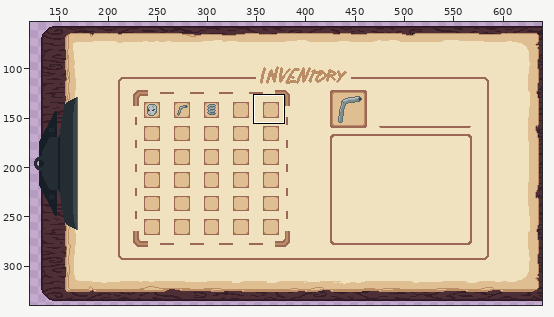
A pixel-art file gets an edit: Personal_Roberto/ASEPRITE/5. Menú/Test_Inventory.aseprite. Above: a wide view before the commit, with the close-up outlined.
Close-up. Before the commit:
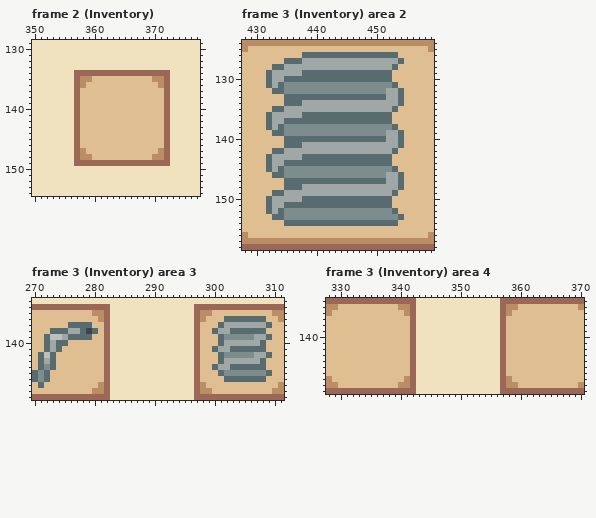
640x360 pixels, 3 frames. Shown: frame 2 (Inventory): x 350..377, y 129..154; frame 3 (Inventory) area 2: x 428..459, y 124..158; frame 3 (Inventory) area 3: x 270..311, y 133..149; frame 3 (Inventory) area 4: x 328..370, y 134..149. The wide view leaves out empty margins. The commit also changed other frames or places, which this record leaves out.
Now the later version:
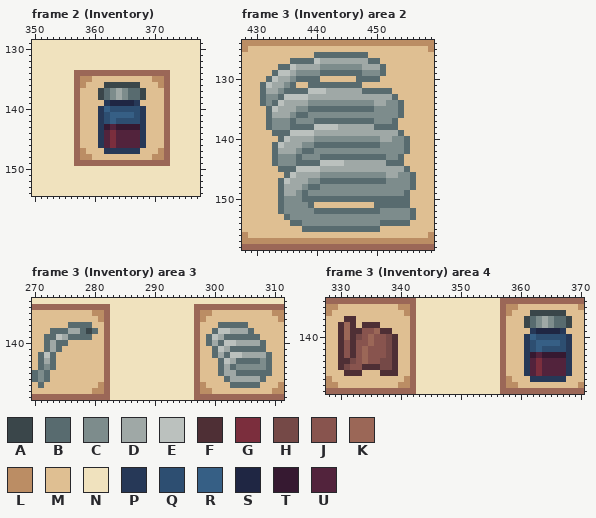
Palette (. is transparent): A #3a464a  B #586b6f  C #7d8c8c  D #9fa8a6  E #bbc1be  F #4e2f35  G #7b2e3d  H #754947  J #88544e  K #9b6757  L #bb8d64  M #dfbf92  N #f0e2be  P #263857  Q #2d4e71  R #365f85  S #1f2643  T #361931  U #52233c
Change:
Frame 2 (Inventory), layer "Test":
y 136: x 362..367 MMMMMM -> AAAAAA
y 137..138: x 361..368 MMMMMMMM -> ABCDCBBA
y 139: x 362..367 MMMMMM -> PSSSSP
y 140: x 361..368 MMMMMMMM -> PRQQQQQP
y 141: x 361..368 MMMMMMMM -> PQRRRRQP
y 142: x 361..368 MMMMMMMM -> PQRQQQQP
y 143: x 361..368 MMMMMMMM -> PTUTTTTP
y 144..146: x 361..368 MMMMMMMM -> PUGUUUUP
y 147: x 362..367 MMMMMM -> PPPPPP
Frame 3 (Inventory) area 2, layer "Test":
y 126: x 438..439 BB -> MM; x 449..453 BBBBB -> MMMMM
y 127: x 435 B -> M; x 438..440 DDD -> BBE; x 449..454 DDDDDB -> BBMMMM
y 128: x 433 B -> M; x 435..436 DD -> BE; x 441..447 DDDDDDD -> CCCCCCC; x 451..453 DDB -> BMM
y 129: x 432..435 BDDD -> MBEE; x 437..440 DBBB -> CCCC; x 448..450 BBB -> CCC; x 452 B -> M
y 130: x 433 D -> E; x 435..436 BB -> DC; x 441..446 BBBBBB -> MMMMMM; x 451..452 BB -> MM
y 131: x 431..432 MB -> BE; x 434 B -> D; x 436..453 CCCCCCCCCCCCCCCCCB -> BMMBBBBBBBBBMMMMMM
y 132: x 431..454 MMBBCCCCCCCCCCCCCCCCCDDB -> BDDCBBBBEEEDDDDDDBBBBBMM
y 133: x 431..451 MMMMBBBBBBBBBBBBBBBBB -> BCCBEEEEDDDDDDDDDDDDD; x 453..454 DB -> BM
y 134: x 431..437 MMMMBBB -> BCBEDDD; x 439..449 DDDDDDDDDDD -> CCCCCCCCCCC; x 452..453 DD -> CC
y 135: x 432..434 MBB -> BED; x 437..454 DDDDDDDDDDDDDDDDBM -> CCBBBBBBBBBBBCCCCB
y 136: x 436..437 DD -> CB; x 439..454 BBBBBBBBBBBBBBMM -> CCCCCCCCCCCCCCCB
y 137: x 433..435 DDB -> CCC; x 437..439 BBB -> CCC; x 450..453 BBBM -> CCCB
y 138: x 433..434 DB -> CC; x 436..452 CCCCCCCCCCCCCCCCC -> BBBBEEEEDDDDDDBBB
y 139: x 435..451 CCCCCCCCCCCCCCCCC -> BEEEEDDDDDDDDDDDD
y 140: x 434..451 MBBBBBBBBBBBBBBBBB -> BEDDDDCCCCCCCCCCCD; x 453..455 DBM -> CCB
y 141: x 433..455 MMBBBDDDDDDDDDDDDDDDDBM -> BEDDDCCBBBBBBBBBBBCCCCB
y 142: x 434 B -> D; x 437..455 DDDDDDDDDDDDDDDDBMM -> CBBCCCCCCCCCCCCCCCB
y 143: x 432..440 BDDDDDBBB -> MBCCCBCCC; x 452..454 BMM -> CCB
y 144: x 432..436 BDDBB -> MBCCC; x 441..451 BBBBBBBBBBB -> EEEEDDDDDDD; x 453..454 MM -> BB
y 145: x 432..433 BD -> MM; x 435..455 CCCCCCCCCCCCCCCCCCBMM -> BBEEEEDDDDDDDDDDDDDDB
y 146: x 433..440 BBCCCCCC -> MMBEDDDD; x 454..456 BMM -> CCB
y 147: x 434..440 MBBBBBB -> BEDDDCC; x 452..456 DDBMM -> CCCCB
y 148: x 434..456 MBBBDDDDDDDDDDDDDDDDBMM -> BDDDCBBCCCCCCCCCCCCCCCB
y 149: x 433 B -> M; x 437..455 DDDDDDDDDDDDDDDDBMM -> CBCCCCCCCCCCCCCCCCB
y 150: x 432..437 BDDDDD -> MMBCCC; x 453..455 MMM -> BBB
y 151: x 432..438 BDDBBBB -> MMBCCCC; x 440..449 BBBBBBBBBB -> MMMMMMMMMM; x 453..455 MMM -> BBB
y 152: x 432..433 BD -> MM; x 440..450 CCCCCCCCCCC -> BBBBBBBBBBB; x 453..456 BMMM -> CCCB
y 153: x 433..435 BBC -> MMB; x 454..456 BMM -> CCB
y 154: x 435 B -> M; x 438..450 BBBBBBBBBBBBB -> CCCCCCCCCCCCC; x 454..455 MM -> BB
y 155: x 438..450 MMMMMMMMMMMMM -> BBBBBBBBBBBBB
Frame 3 (Inventory) area 3, layer "Test":
y 136: x 302..308 BBBBBBB -> MMMMMMM
y 137: x 302..309 DDDDDDDB -> BBBBMMMM
y 138: x 301..305 DDBBB -> EEDDD; x 307..308 BB -> MM
y 139: x 273 E -> B; x 299..309 MMBCCCCCDDB -> BEDBBBBBBMM
y 140: x 299..300 MM -> BD; x 302..303 DD -> EE
y 141: x 301 D -> E
y 142: x 300..306 MBCCCCC -> BDBEEDD
y 143: x 302 D -> E; x 304..309 DDDDBM -> BBBBCB
y 144: x 300..301 BD -> MB; x 304..309 BBBBBM -> CCCCCB
y 145: x 302..308 CCCCCCC -> DDBBBBB
y 146: x 303..307 BBBBB -> DDDDD
y 147: x 303..307 MMMMM -> BBBBB
Frame 3 (Inventory) area 4, layer "Test":
y 136: x 362..367 MMMMMM -> AAAAAA
y 137: x 331..332 MM -> FF; x 361..368 MMMMMMMM -> ABCDCBBA
y 138: x 330..332 MMM -> FKF; x 334..336 MMM -> FFF; x 361..368 MMMMMMMM -> ABCDCBBA
y 139: x 330..338 MMMMMMMMM -> FKFFJJKFF; x 362..367 MMMMMM -> PSSSSP
y 140: x 330..339 MMMMMMMMMM -> FKFHJKJJHF; x 361..368 MMMMMMMM -> PRQQQQQP
y 141: x 330..339 MMMMMMMMMM -> FJFJJKJJHF; x 361..368 MMMMMMMM -> PQRRRRQP
y 142: x 330..339 MMMMMMMMMM -> FJFJKJJJHF; x 361..368 MMMMMMMM -> PQRQQQQP
y 143: x 330..339 MMMMMMMMMM -> FJFJKJJJHF; x 361..368 MMMMMMMM -> PTUTTTTP
y 144: x 330..339 MMMMMMMMMM -> FFHJKJJHHF; x 361..368 MMMMMMMM -> PUGUUUUP
y 145: x 330..339 MMMMMMMMMM -> FHJJFFFHHF; x 361..368 MMMMMMMM -> PUGUUUUP
y 146: x 331..333 MMM -> FFF; x 337..339 MMM -> FFF; x 361..368 MMMMMMMM -> PUGUUUUP
y 147: x 362..367 MMMMMM -> PPPPPP
Boxes around the changes in both close-ups, in picture pixels (x1, y1, x2, y2):
changed: (98, 82, 146, 154)
changed: (260, 52, 416, 232)
changed: (206, 316, 272, 388)
changed: (50, 334, 56, 340)
changed: (524, 310, 572, 382)
changed: (338, 316, 398, 376)
